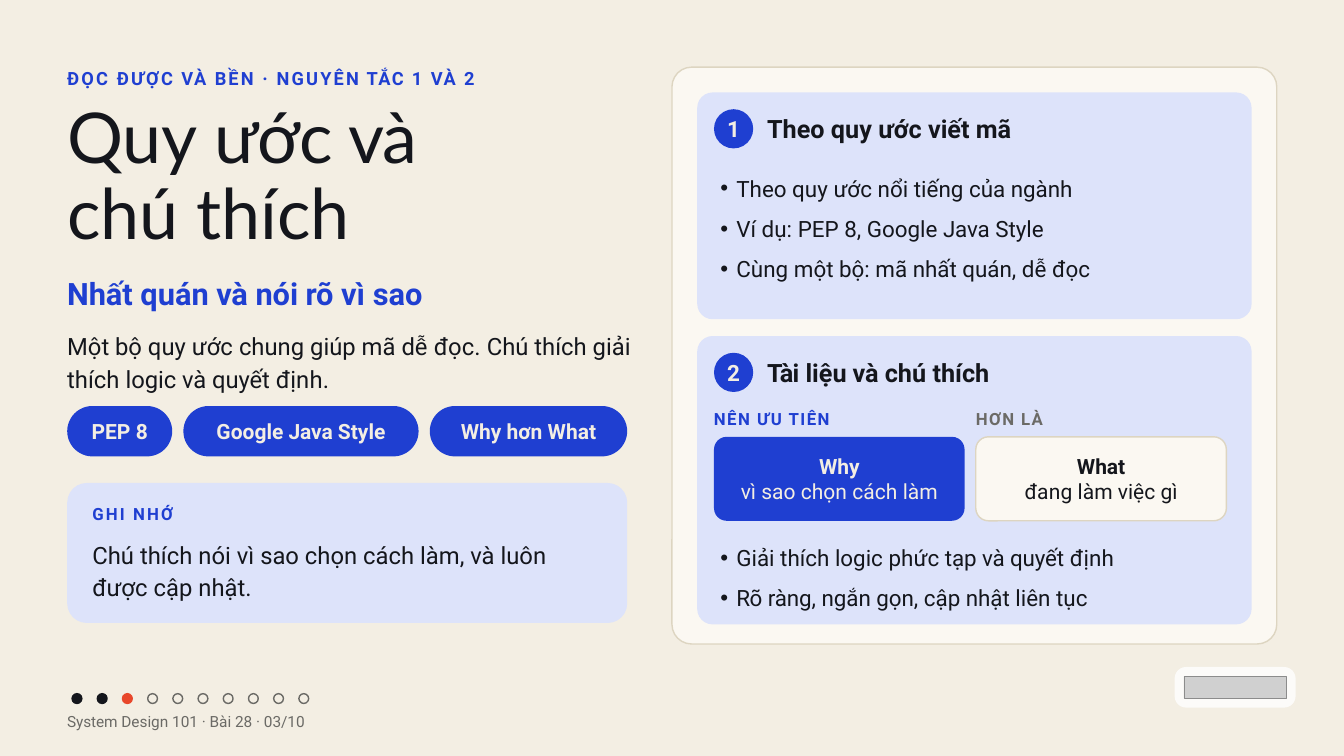
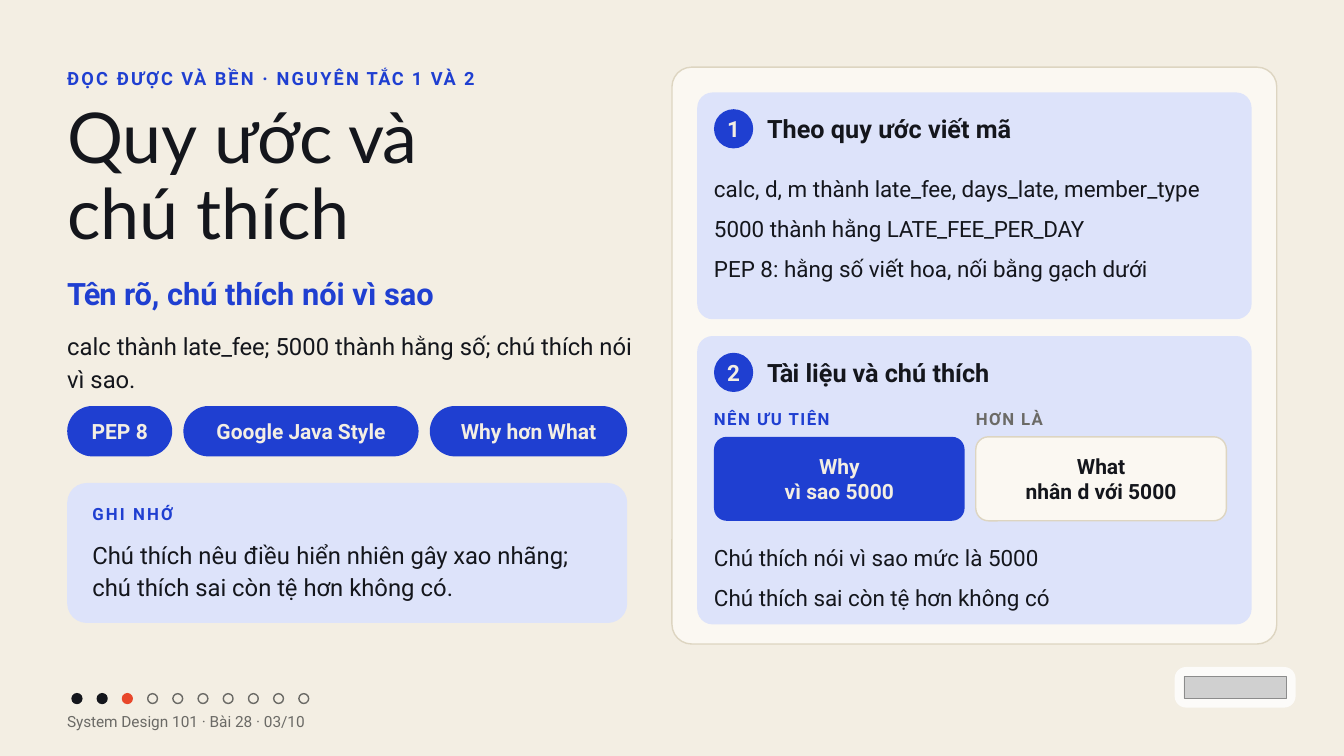
Before and after one commit to vohoailinh90/tool-marketing-studio, a slide deck: slide 3 of system-design-101/vi/lessons/sd-10-028/slides/sd-10-028.pptx. Drawn at 1344x756 pixels with LibreOffice and Linux fonts; fonts in the diff are those of the drawing; grey boxes stand for pictures. Boxes give left, top, right and bottom in pixels: in the first picture for what was removed or moved away, otherwise in the second. Text is boxed around its words. In the diff, an @@ line names an element or a change of style, - is before the commit and + after.

```diff
--- a/system-design-101/vi/lessons/sd-10-028/slides/sd-10-028.pptx
+++ b/system-design-101/vi/lessons/sd-10-028/slides/sd-10-028.pptx
@@ text at (714,180,1199,282): text changed @@
-• Theo quy ước nổi tiếng của ngành
-• Ví dụ: PEP 8, Google Java Style
-• Cùng một bộ: mã nhất quán, dễ đọc
+calc, d, m thành late_fee, days_late, member_type
+5000 thành hằng LATE_FEE_PER_DAY
+PEP 8: hằng số viết hoa, nối bằng gạch dưới
@@ text at (67,282,434,311): text changed @@
-Nhất quán và nói rõ vì sao
+Tên rõ, chú thích nói vì sao
@@ text at (67,335,632,389): text changed @@
-Một bộ quy ước chung giúp mã dễ đọc. Chú thích giải thích logic và quyết định.
+calc thành late_fee; 5000 thành hằng số; chú thích nói vì sao.
@@ text at (785,483,894,499): text changed; bold on @@
-vì sao chọn cách làm
+vì sao 5000
@@ text at (1026,483,1176,500): text changed; bold on @@
-đang làm việc gì
+nhân d với 5000
@@ text at (92,544,568,601): text changed @@
-Chú thích nói vì sao chọn cách làm, và luôn được cập nhật.
+Chú thích nêu điều hiển nhiên gây xao nhãng; chú thích sai còn tệ hơn không có.
@@ text at (714,549,1049,611): text changed @@
-• Giải thích logic phức tạp và quyết định
-• Rõ ràng, ngắn gọn, cập nhật liên tục
+Chú thích nói vì sao mức là 5000
+Chú thích sai còn tệ hơn không có
```
Also in this commit, not shown: 9 other slides changed.
